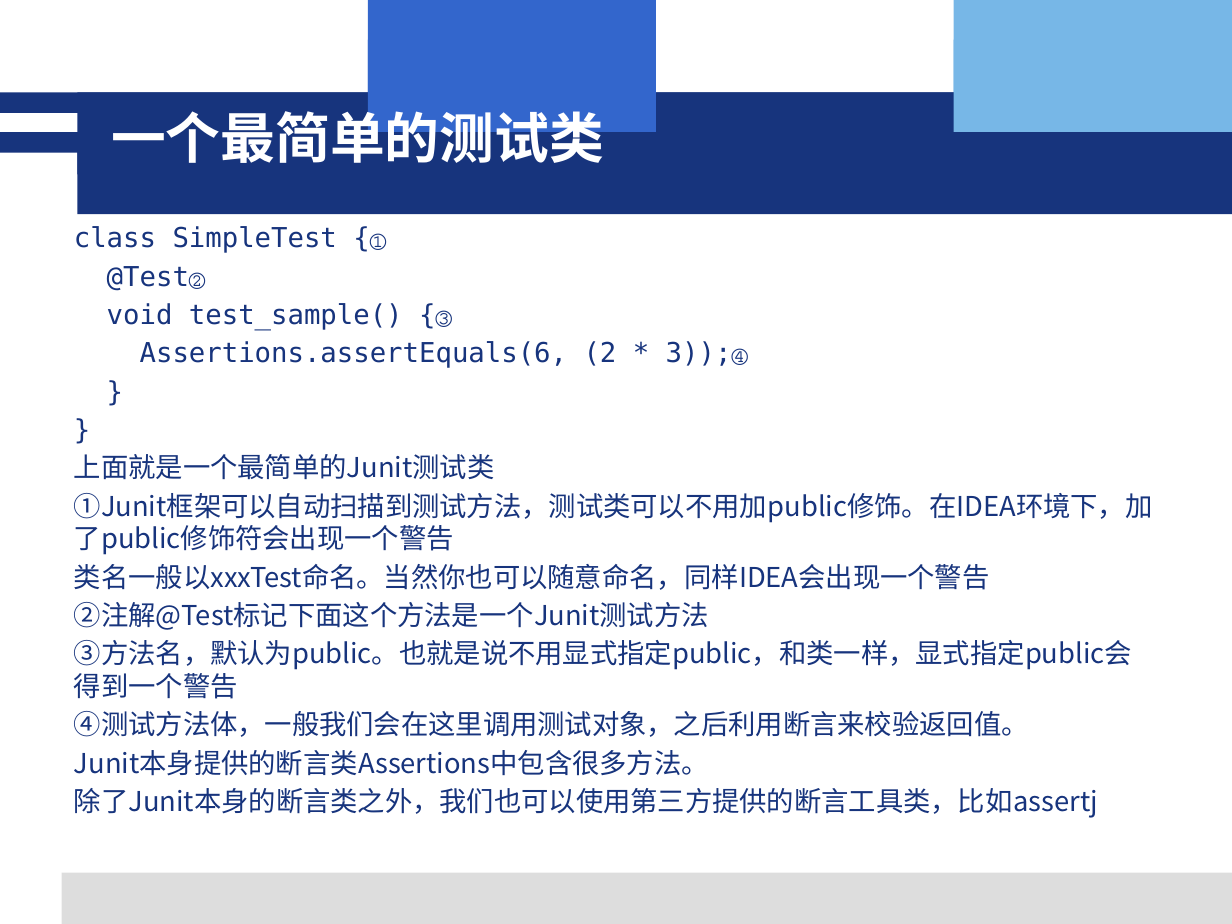
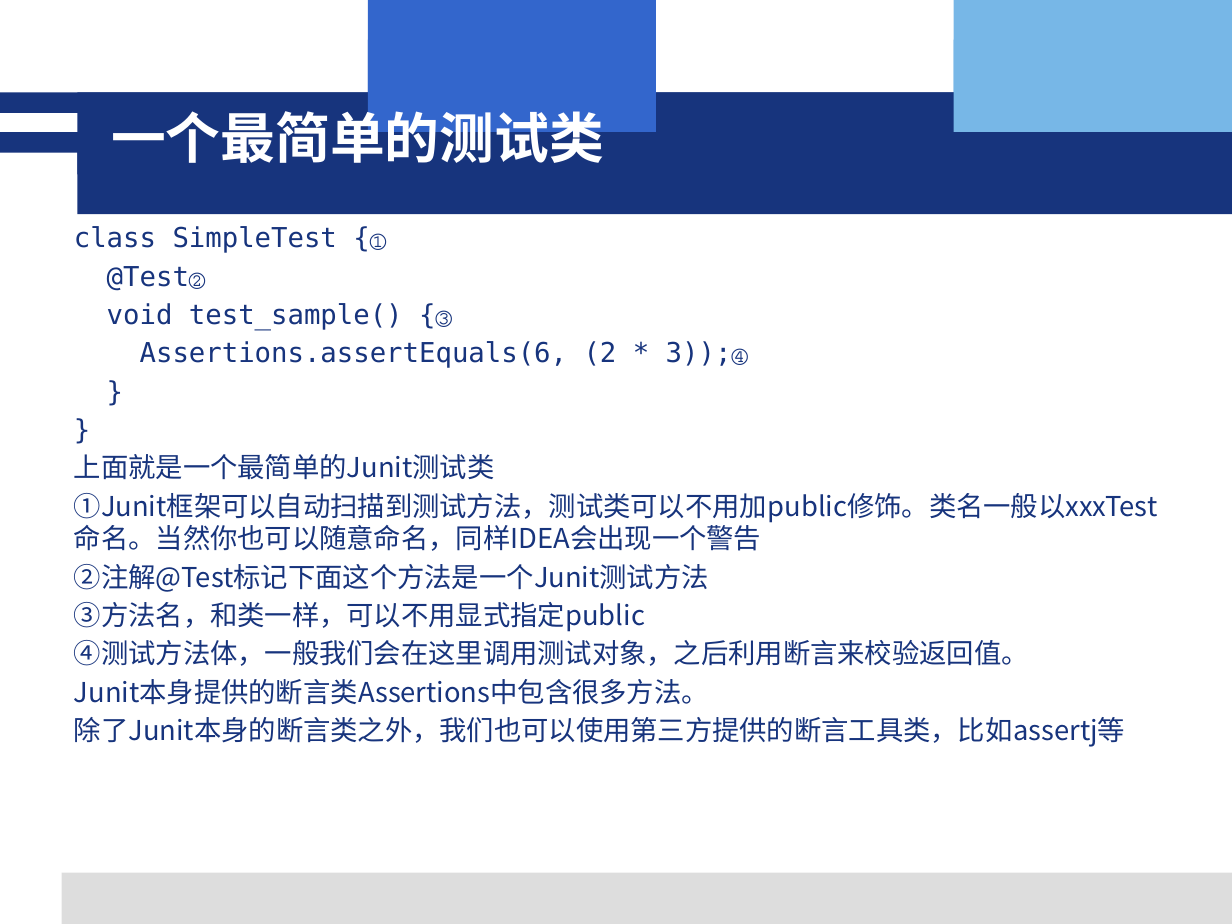
Before and after one commit to KaerimiAkira/MockitoSample, a slide deck: slide 3 of docs/JUnit_part1.pptx. Drawn at 1232x924 pixels with LibreOffice and Linux fonts; fonts in the diff are those of the drawing; background and template pictures are left out. Boxes give left, top, right and bottom in pixels: in the first picture for what was removed or moved away, otherwise in the second. Text is boxed around its words. In the diff, an @@ line names an element or a change of style, - is before the commit and + after.

Commit message:
doc modify

```diff
--- a/docs/JUnit_part1.pptx
+++ b/docs/JUnit_part1.pptx
@@ text at bbox=[74, 493, 1158, 551]: text changed @@
-①Junit框架可以自动扫描到测试方法，测试类可以不用加public修饰。在IDEA环境下，加了public修饰符会出现一个警告
-类名一般以xxxTest命名。当然你也可以随意命名，同样IDEA会出现一个警告
+①Junit框架可以自动扫描到测试方法，测试类可以不用加public修饰。类名一般以xxxTest命名。当然你也可以随意命名，同样IDEA会出现一个警告
@@ text at bbox=[74, 602, 645, 632]: text changed @@
-③方法名，默认为public。也就是说不用显式指定public，和类一样，显式指定public会得到一个警告
+③方法名，和类一样，可以不用显式指定public
@@ text at bbox=[74, 717, 1125, 747]: text changed @@
-除了Junit本身的断言类之外，我们也可以使用第三方提供的断言工具类，比如assertj
+除了Junit本身的断言类之外，我们也可以使用第三方提供的断言工具类，比如assertj等
```
Also in this commit, not shown: 1 other slide changed.
